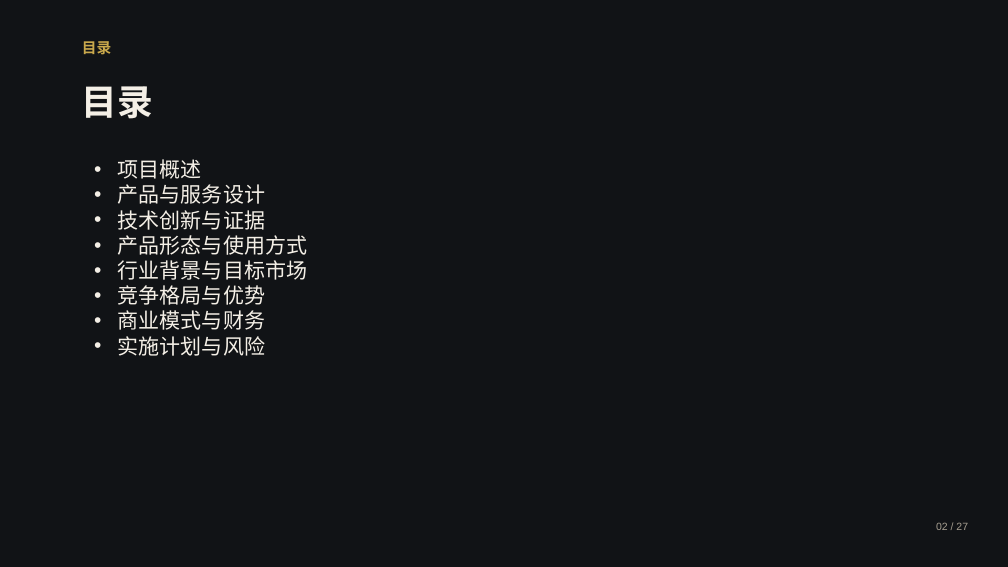
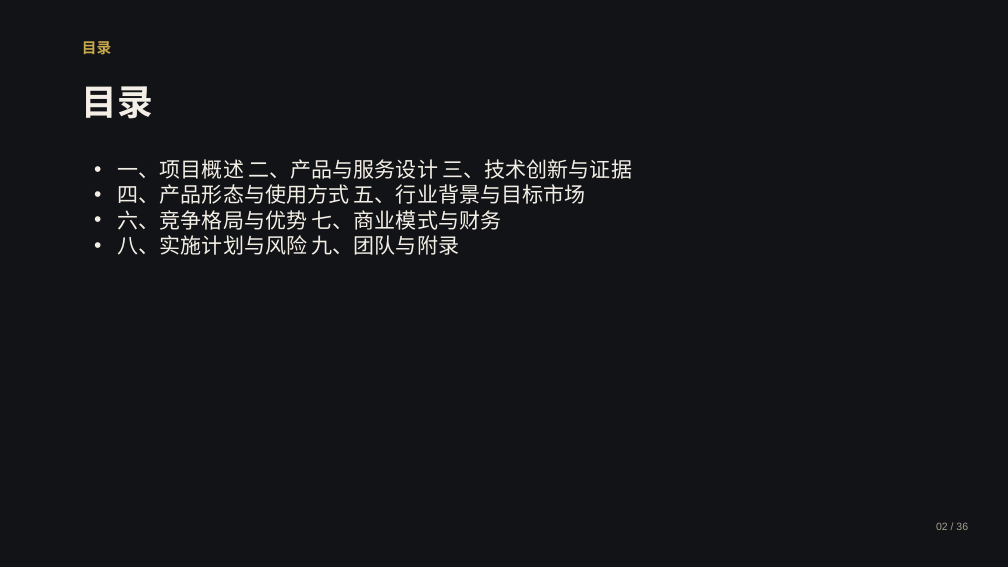
Before and after one commit to by739yang/BEWG_PdM, a slide deck: slide 2 of deliverables/ppt/澜脉_商业计划书.pptx. Drawn at 1008x567 pixels with LibreOffice and Linux fonts; fonts in the diff are those of the drawing. Boxes give left, top, right and bottom in pixels: in the first picture for what was removed or moved away, otherwise in the second. Text is boxed around its words. In the diff, an @@ line names an element or a change of style, - is before the commit and + after.

Commit message:
材料升级：说明书 v2（242 行 + 38 张按章节插入的图 = 5 自制示意图 + 13 真实截图 + 20 结果图）+ 商业计划书 PPT 48 页（36 页内容 + 12 页配图，python-pptx 注入）

```diff
--- a/deliverables/ppt/澜脉_商业计划书.pptx
+++ b/deliverables/ppt/澜脉_商业计划书.pptx
@@ text at [118,159,632,255]: text changed @@
-• 项目概述
-• 产品与服务设计
-• 技术创新与证据
-• 产品形态与使用方式
-• 行业背景与目标市场
-• 竞争格局与优势
-• 商业模式与财务
-• 实施计划与风险
+• 一、项目概述 二、产品与服务设计 三、技术创新与证据
+• 四、产品形态与使用方式 五、行业背景与目标市场
+• 六、竞争格局与优势 七、商业模式与财务
+• 八、实施计划与风险 九、团队与附录
@@ text at [936,522,968,530]: text changed @@
-02 / 27
+02 / 36
```
Also in this commit, not shown: 25 other slides changed, 22 slides added, 1 slide removed, 19 other files.
